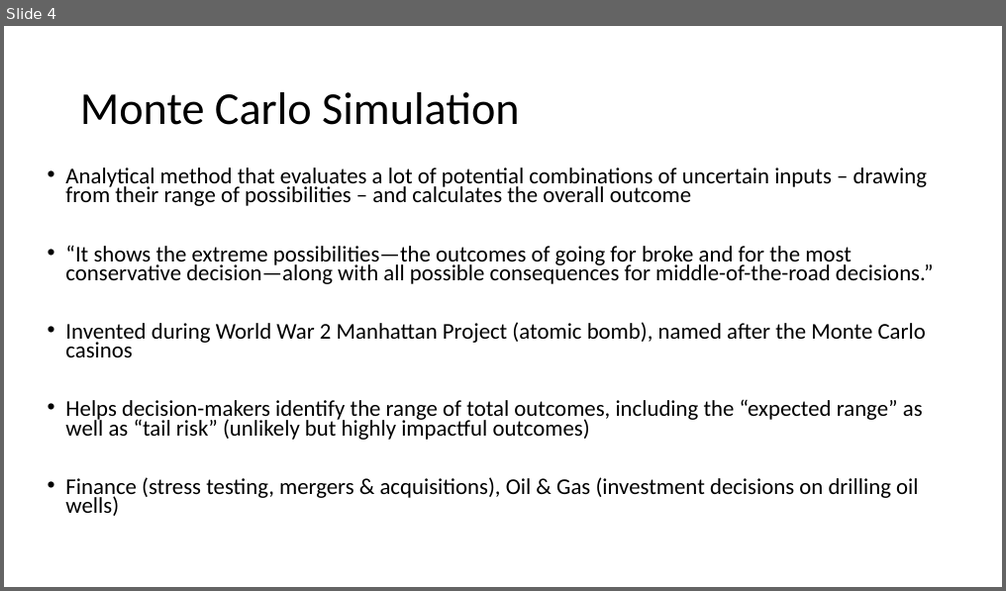
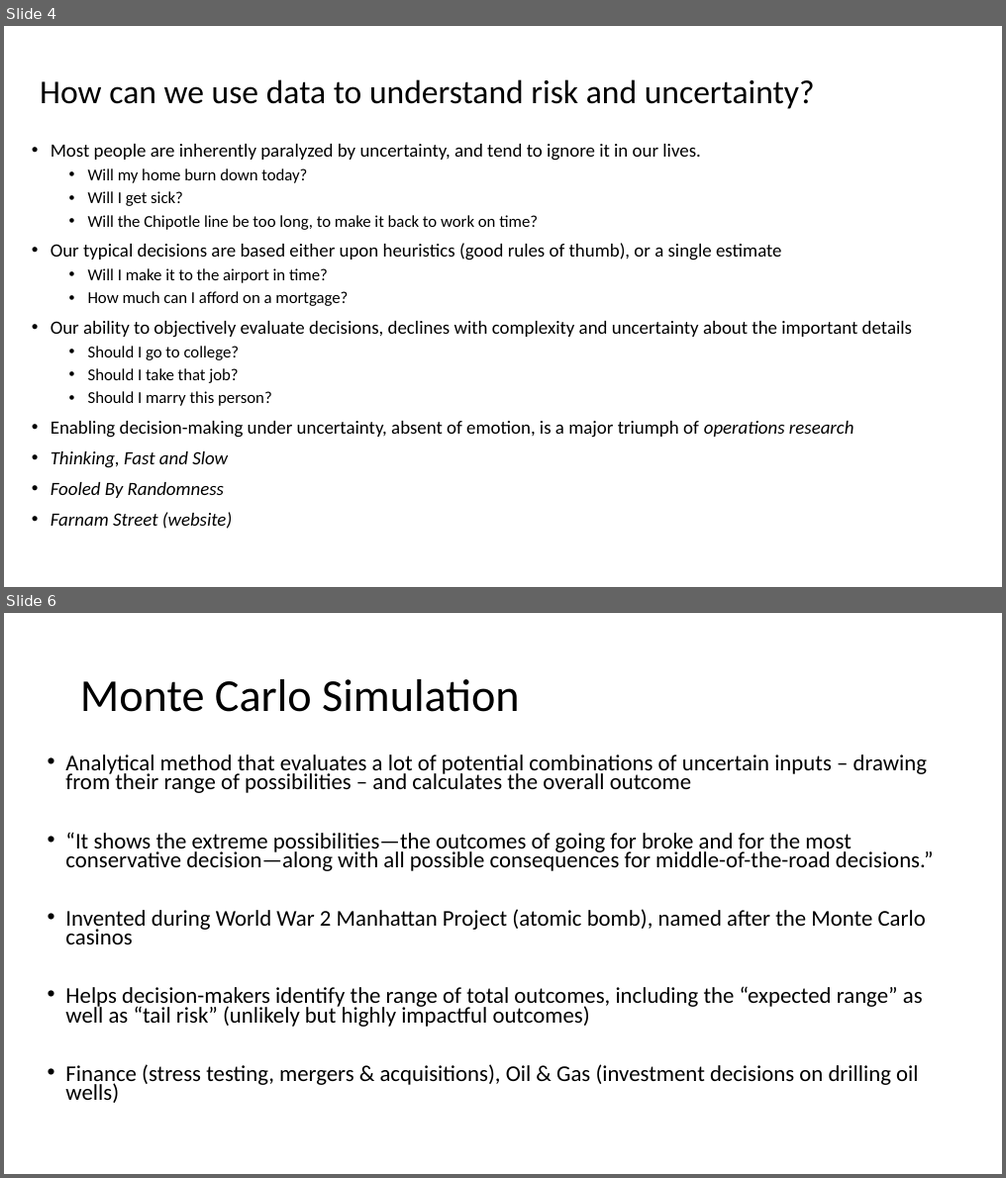
Before and after one commit to datadrivensupplychain/montecarlo_simulation, a slide deck: Monte Carlo Simulation training - no logo.pptx. Shown one above the other, each under a label of ours: slide 4 before the commit, slides 4 and 6 after it; the slides between them are not shown. The pictures are 1006x591 and 1006x1178 pixels, drawn with LibreOffice and Linux fonts; fonts in the diff are those of the drawing. Boxes give left, top, right and bottom in pixels: in the first picture for what was removed or moved away, otherwise in the second. Text is boxed around its words. In the diff, an @@ line names an element or a change of style, - is before the commit and + after.

```diff
--- a/Monte Carlo Simulation training - no logo.pptx
+++ b/Monte Carlo Simulation training - no logo.pptx
@@ slide 4 added at bbox=[4, 26, 1002, 587], background #FFFFFF @@
@@ title added at bbox=[40, 79, 815, 109], 32 pt, text #000000 @@
+How can we use data to understand risk and uncertainty?
@@ text added at bbox=[51, 144, 912, 529], 18 pt, text #000000 @@
+• Most people are inherently paralyzed by uncertainty, and tend to ignore it in our lives.
+  • Will my home burn down today?
+  • Will I get sick?
+  • Will the Chipotle line be too long, to make it back to work on time?
+• Our typical decisions are based either upon heuristics (good rules of thumb), or a single estimate
+  • Will I make it to the airport in time?
+  • How much can I afford on a mortgage?
+• Our ability to objectively evaluate decisions, declines with complexity and uncertainty about the important details
+  • Should I go to college?
+  • Should I take that job?
+  • Should I marry this person?
+• Enabling decision-making under uncertainty, absent of emotion, is a major triumph of operations research
+• Thinking, Fast and Slow
+• Fooled By Randomness
+• Farnam Street (website)
@@ what was slide 4 is now slide 6 @@
```
Also in this commit, not shown: 5 slides changed, 1 other slide added.
